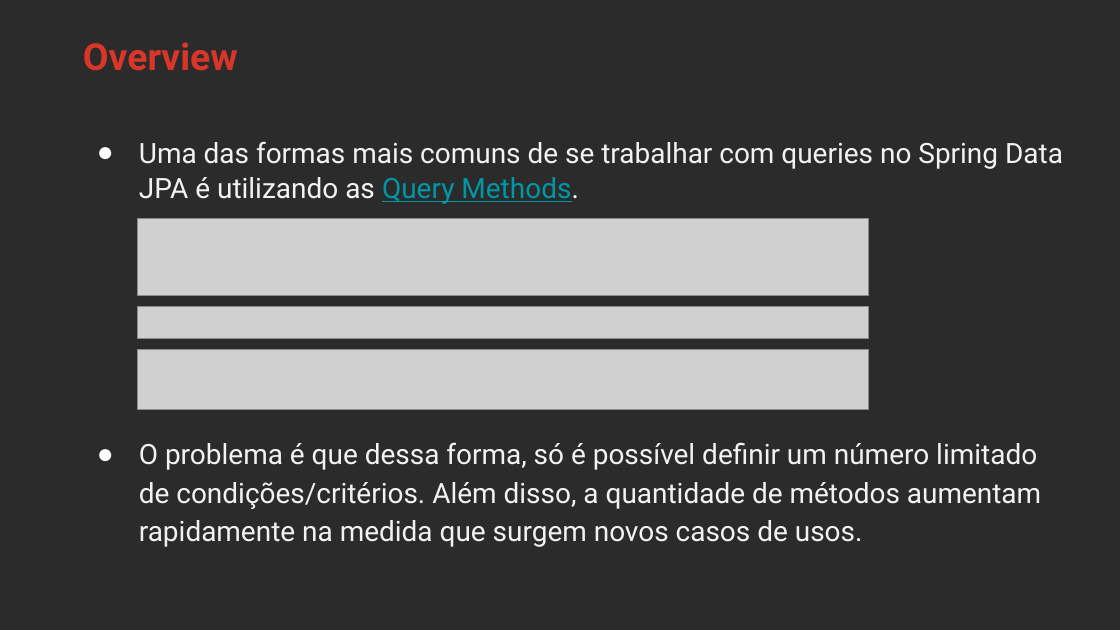
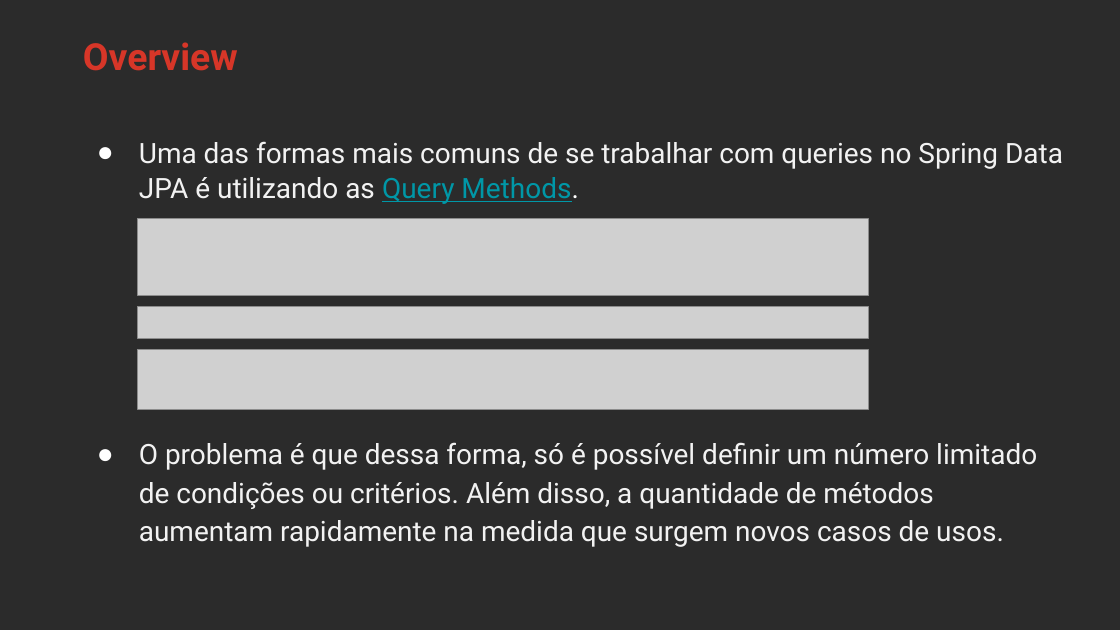
Before and after one commit to rocketseat-creators-program/spring-data-jpa-specification-2021-08-23, a slide deck: slide 5 of Apresentacao_Spring_Data_Specifications.pptx. Drawn at 1120x630 pixels with LibreOffice and Linux fonts; fonts in the diff are those of the drawing; grey boxes stand for pictures; background and template pictures are left out; a plain dark background stands for a picture behind light text. Boxes give left, top, right and bottom in pixels: in the first picture for what was removed or moved away, otherwise in the second. Text is boxed around its words. In the diff, an @@ line names an element or a change of style, - is before the commit and + after.

```diff
--- a/Apresentacao_Spring_Data_Specifications.pptx
+++ b/Apresentacao_Spring_Data_Specifications.pptx
@@ text at (139,442,1037,547): text changed @@
-● O problema é que dessa forma, só é possível definir um número limitado de condições/critérios. Além disso, a quantidade de métodos aumentam rapidamente na medida que surgem novos casos de usos.
+● O problema é que dessa forma, só é possível definir um número limitado de condições ou critérios. Além disso, a quantidade de métodos aumentam rapidamente na medida que surgem novos casos de usos.
```
Also in this commit, not shown: 2 other slides changed, 1 slide added, 6 other files.
